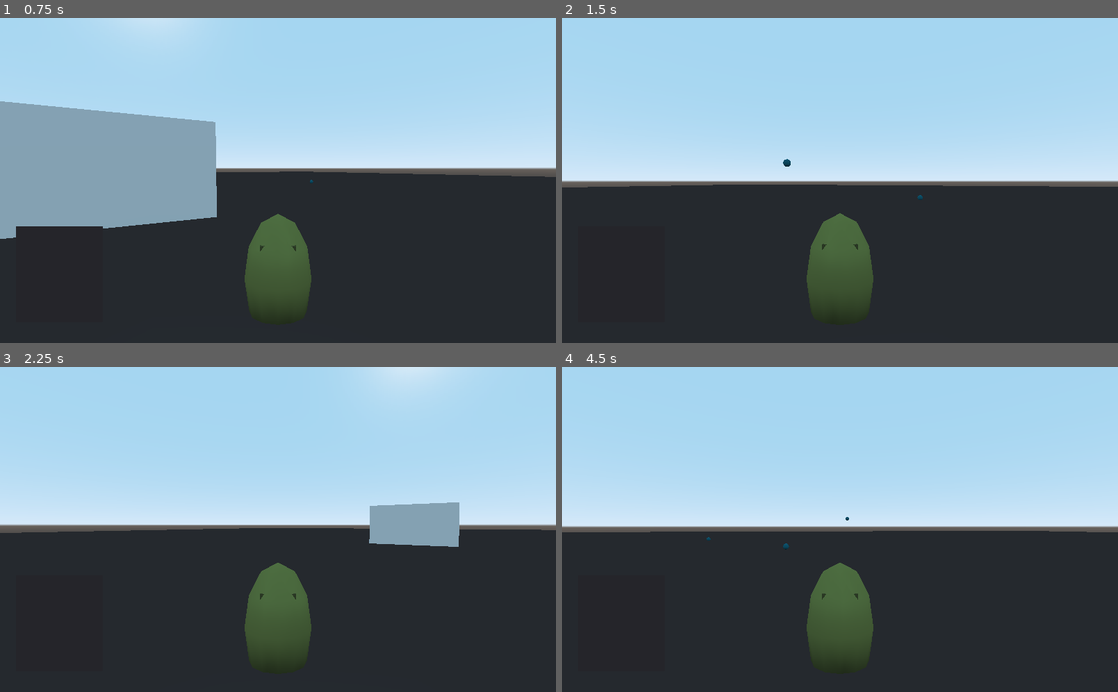
Above: before the commit, frames 1-4 (two rows, left to right).
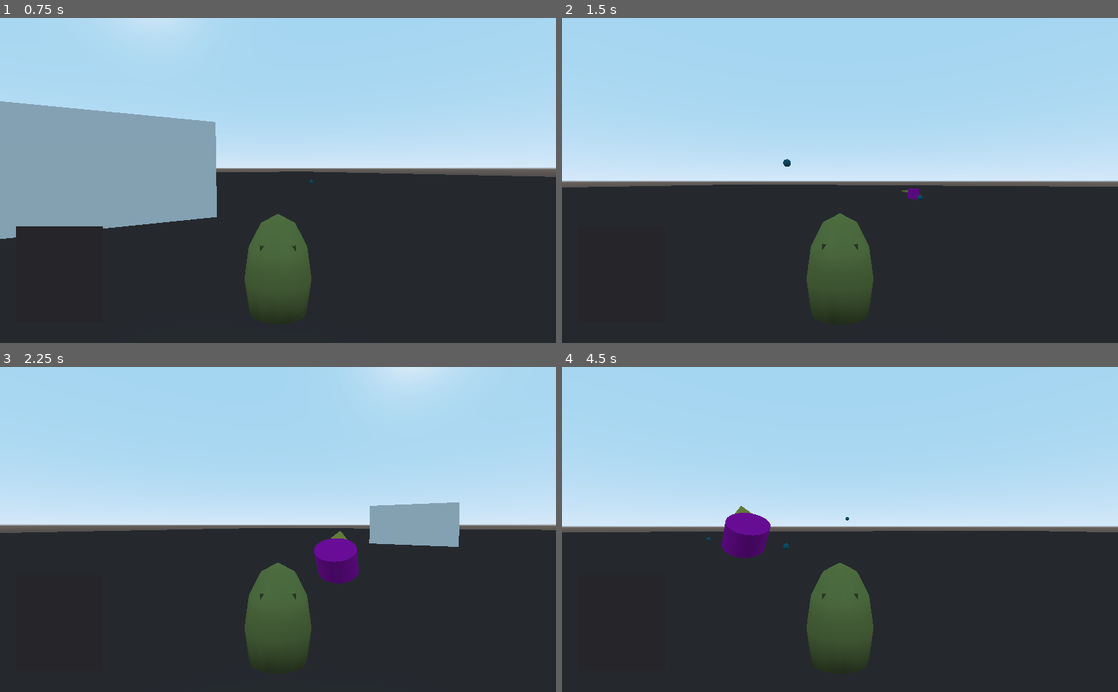
Above: after the commit, the same moments.

Repository: devlex-online/GodotExperiments
Game: Godot game, scene res://UI/MainMenu.tscn
Two runs of this game, one before a commit and one after it. Both use one fixed random seed, a clock stepped at 60 frames per second and the inputs below.
Inputs (mouse positions are in pixels of both pictures, inside the frame that each line leads up to):
- Up to frame 1 (0.75 s): tap Enter (ui_accept) at 0.5 s; move the mouse to (400, 164) at 0.52 s; hold D (move_right) from 0.53 s (still down); tap Space (jump) at 0.6 s
- Up to frame 2 (1.5 s): tap Space (jump) at 0.77, 1.07 s; move the mouse to (812, 180) at 1.27 s; release D (move_right) at 1.28 s; hold W (move_forward) from 1.28 s (still down); tap F (freelook_camera) at 1.35 s
- Up to frame 3 (2.25 s): keep holding W (move_forward); tap Space (jump) at 1.52, 1.55, 1.82, 2.1 s; move the mouse to (289, 523) at 2.02 s
- Up to frame 4 (4.5 s): keep holding W (move_forward); move the mouse to (834, 536) at 2.77 s; tap F (freelook_camera) at 2.85, 4.35 s; tap Space (jump) at 3.02, 3.05, 3.32, 3.6, 3.77, 4.07 s; tap Enter (ui_accept) at 3.5 s; move the mouse to (878, 532) at 3.52 s; move the mouse to (795, 526) at 4.27 s

Frame 1 is identical in both runs. In frame 2, less than 0.1% of the frame differs, in the area x 61-65%, y 52-56%; in frame 3, 1.0%; in frame 4, 1.0%, in the area x 28-38%, y 42-59%.

Commit message:
-ai logic added - new item axe added

Diff:
--- /dev/null
+++ b/Simple3DTest/items/1_axe.tres
@@ -0,0 +1,10 @@
+[gd_resource type="Resource" load_steps=2 format=2]
+
+[ext_resource path="res://systems/inventory/DevlexItemResource.gd" type="Script" id=1]
+
+[resource]
+script = ExtResource( 1 )
+id = 1
+name = "Axe"
+stackable = false
+max_stack_size = 1
--- /dev/null
+++ b/Simple3DTest/items/entities/Axe.gd
@@ -0,0 +1,6 @@
+extends Spatial
+
+func _on_PickUpArea_body_entered(body):
+	if body is Player:
+		body.get_node("DevlexInventory").inventory.add_item(0, 1)
+		queue_free()
--- /dev/null
+++ b/Simple3DTest/items/entities/Axe.tscn
@@ -0,0 +1,38 @@
+[gd_scene load_steps=7 format=2]
+
+[ext_resource path="res://items/entities/Axe.gd" type="Script" id=1]
+
+[sub_resource type="CylinderMesh" id=1]
+
+[sub_resource type="SpatialMaterial" id=2]
+albedo_color = Color( 0.164706, 0.137255, 0.137255, 1 )
+
+[sub_resource type="PrismMesh" id=3]
+
+[sub_resource type="SpatialMaterial" id=4]
+albedo_color = Color( 0.407843, 0.407843, 0.407843, 1 )
+metallic = 1.0
+metallic_specular = 0.61
+
+[sub_resource type="BoxShape" id=5]
+
+[node name="Axe" type="Spatial"]
+script = ExtResource( 1 )
+
+[node name="GFX" type="Spatial" parent="."]
+
+[node name="MeshInstance" type="MeshInstance" parent="GFX"]
+transform = Transform( 0.0261466, 0, 0, 0, 0.367748, 0, 0, 0, 0.0589121, 0, 0, 0 )
+mesh = SubResource( 1 )
+material/0 = SubResource( 2 )
+
+[node name="MeshInstance2" type="MeshInstance" parent="GFX"]
+transform = Transform( 0.0556841, 0, 0, 0, -4.04017e-09, -0.0924283, 0, 0.194838, -8.51662e-09, 0, 0.233757, 0.0987368 )
+mesh = SubResource( 3 )
+material/0 = SubResource( 4 )
+
+[node name="PickUpArea" type="Area" parent="."]
+
+[node name="CollisionShape" type="CollisionShape" parent="PickUpArea"]
+shape = SubResource( 5 )
+[connection signal="body_entered" from="PickUpArea" to="." method="_on_PickUpArea_body_entered"]
--- a/Simple3DTest/project.godot
+++ b/Simple3DTest/project.godot
@@ -30,16 +30,52 @@
 "path": "res://systems/inventory/DevlexItemResource.gd"
 }, {
 "base": "KinematicBody",
+"class": "Entity",
+"language": "GDScript",
+"path": "res://world/entities/Entity.gd"
+}, {
+"base": "StateBaseClass",
+"class": "EntityState",
+"language": "GDScript",
+"path": "res://systems/statemachine/EntityState.gd"
+}, {
+"base": "Node",
+"class": "FiniteStateMachine",
+"language": "GDScript",
+"path": "res://systems/statemachine/FiniteStateMachine.gd"
+}, {
+"base": "Reference",
+"class": "Follow",
+"language": "GDScript",
+"path": "res://systems/ai_behavior/states/Follow.gd"
+}, {
+"base": "Entity",
 "class": "Player",
 "language": "GDScript",
 "path": "res://world/entities/Player.gd"
+}, {
+"base": "EntityState",
+"class": "Seek",
+"language": "GDScript",
+"path": "res://systems/ai_behavior/states/Seek.gd"
+}, {
+"base": "Node",
+"class": "StateBaseClass",
+"language": "GDScript",
+"path": "res://systems/statemachine/StateBaseClass.gd"
 } ]
 _global_script_class_icons={
 "DevlexInventory": "",
 "DevlexInventoryItem": "",
 "DevlexInventoryResource": "",
 "DevlexItemResource": "",
-"Player": ""
+"Entity": "",
+"EntityState": "",
+"FiniteStateMachine": "",
+"Follow": "",
+"Player": "",
+"Seek": "",
+"StateBaseClass": ""
 }
 
 [application]
--- /dev/null
+++ b/Simple3DTest/systems/ai_behavior/states/Follow.gd
@@ -0,0 +1,21 @@
+class_name Follow
+extends EntityState
+
+var target: Spatial
+# Virtual function. Corresponds to the `_physics_process()` callback.
+func physics_update(_delta: float) -> void:
+		entity.velocity = (target.transform.origin - entity.transform.origin) * entity.speed * _delta
+		entity.look_at(target.transform.origin, Vector3.UP)
+		entity.velocity = entity.move_and_slide(entity.velocity)
+
+
+# Virtual function. Called by the state machine upon changing the active state. The `msg` parameter
+# is a dictionary with arbitrary data the state can use to initialize itself.
+func enter(_msg := {}) -> void:
+	target = _msg['target']
+
+
+# Virtual function. Called by the state machine before changing the active state. Use this function
+# to clean up the state.
+func exit() -> void:
+	pass
--- /dev/null
+++ b/Simple3DTest/systems/ai_behavior/states/Seek.gd
@@ -0,0 +1,38 @@
+class_name Seek
+extends EntityState
+
+
+export(NodePath) var SearchAreaPath
+export(NodePath) var NextStatePath
+
+var next_state : EntityState
+var search_area : Area
+var player_in_range : Player
+# Virtual function. Corresponds to the `_physics_process()` callback.
+func physics_update(_delta: float) -> void:
+	if player_in_range:
+		state_machine.transition_to(next_state.name, {'target': player_in_range})
+
+
+
+# Virtual function. Called by the state machine upon changing the active state. The `msg` parameter
+# is a dictionary with arbitrary data the state can use to initialize itself.
+func enter(_msg := {}) -> void:
+
+	search_area = get_node(SearchAreaPath)
+	search_area.connect("body_entered", self, "on_search_area_body_entered")
+	if not next_state:
+		next_state = get_node(NextStatePath)
+
+
+# Virtual function. Called by the state machine before changing the active state. Use this function
+# to clean up the state.
+func exit() -> void:
+	search_area.disconnect("body_entered", self, "on_search_area_body_entered")
+	search_area = null
+
+	pass
+
+func on_search_area_body_entered(body):
+	if body is Player:
+		player_in_range = body
--- a/Simple3DTest/systems/inventory/DevlexInventory.gd
+++ b/Simple3DTest/systems/inventory/DevlexInventory.gd
@@ -1,5 +1,6 @@
+class_name DevlexInventory
 extends Node
-class_name DevlexInventory
+
 
 export(bool) var persist_inventory = true
 export var inventory_persistence_path = "user://player_inventory.tres"
--- a/Simple3DTest/systems/inventory/DevlexInventoryItem.gd
+++ b/Simple3DTest/systems/inventory/DevlexInventoryItem.gd
@@ -1,5 +1,6 @@
+class_name DevlexInventoryItem
 extends Node
-class_name DevlexInventoryItem
+
 
 var item_reference : DevlexItemResource
 var quantity : int
--- a/Simple3DTest/systems/inventory/DevlexInventoryResource.gd
+++ b/Simple3DTest/systems/inventory/DevlexInventoryResource.gd
@@ -1,5 +1,6 @@
+class_name DevlexInventoryResource
 extends Resource
-class_name DevlexInventoryResource
+
 
 signal inventory_changed
 
--- a/Simple3DTest/systems/inventory/DevlexItemResource.gd
+++ b/Simple3DTest/systems/inventory/DevlexItemResource.gd
@@ -1,5 +1,6 @@
+class_name DevlexItemResource
 extends Resource
-class_name DevlexItemResource
+
 
 export var id : int # Diese ID wird zum Identifizieren des Items verwendet und sollte eindeutig sein
 export var name : String
--- a/Simple3DTest/systems/movement/PlayerMovementController.gd
+++ b/Simple3DTest/systems/movement/PlayerMovementController.gd
@@ -1,18 +1,11 @@
 extends Node
 
-export var speed : float = 20
-export var acceleration : float = 15
-export var air_acceleration : float = 5
-export var gravity : float = 0.98
-export var max_terminal_velocity : float = 54
-export var jump_power : float = 20
+
 export(NodePath) var player_node_path
 
 export var turnSmoothTime : float = 0.1
 
-var velocity : Vector3
-var y_velocity : float
-var player_node : KinematicBody
+var player_node : Player
 func _ready():
 	player_node = get_node(player_node_path) as KinematicBody
 
@@ -36,16 +29,16 @@
 
 	direction = direction.normalized()
 
-	var accel = acceleration if player_node.is_on_floor() else air_acceleration
-	velocity = velocity.linear_interpolate(direction * speed, accel * delta)
+	var accel = player_node.acceleration if player_node.is_on_floor() else player_node.air_acceleration
+	player_node.velocity = player_node.velocity.linear_interpolate(direction * player_node.speed, accel * delta)
 
 	if player_node.is_on_floor():
-		y_velocity = -0.01
+		player_node.y_velocity = -0.01
 	else:
-		y_velocity = clamp(y_velocity - gravity, -max_terminal_velocity, max_terminal_velocity)
+		player_node.y_velocity = clamp(player_node.y_velocity - player_node.gravity, -player_node.max_terminal_velocity, player_node.max_terminal_velocity)
 
 	if Input.is_action_just_pressed("jump") and player_node.is_on_floor():
-		y_velocity = jump_power
+		player_node.y_velocity = player_node.jump_power
 
-	velocity.y = y_velocity
-	velocity = player_node.move_and_slide(velocity, Vector3.UP)
+	player_node.velocity.y = player_node.y_velocity
+	player_node.velocity = player_node.move_and_slide(player_node.velocity, Vector3.UP)
--- /dev/null
+++ b/Simple3DTest/systems/statemachine/EntityState.gd
@@ -0,0 +1,21 @@
+# Boilerplate class to get full autocompletion and type checks for the `entity` when coding the entity's states.
+# Without this, we have to run the game to see typos and other errors the compiler could otherwise catch while scripting.
+class_name EntityState
+extends StateBaseClass
+
+
+# Typed reference to the entity node.
+var entity: Entity
+
+
+func _ready() -> void:
+	# The states are children of the `Entity` node so their `_ready()` callback will execute first.
+	# That's why we wait for the `owner` to be ready first.
+	yield(owner, "ready")
+	# The `as` keyword casts the `owner` variable to the `Entity` type.
+	# If the `owner` is not a `Entity`, we'll get `null`.
+	entity = owner as Entity
+	# This check will tell us if we inadvertently assign a derived state script
+	# in a scene other than `Entity.tscn`, which would be unintended. This can
+	# help prevent some bugs that are difficult to understand.
+	assert(entity != null)
--- /dev/null
+++ b/Simple3DTest/systems/statemachine/FiniteStateMachine.gd
@@ -0,0 +1,50 @@
+# Generic state machine. Initializes states and delegates engine callbacks
+# (_physics_process, _unhandled_input) to the active state.
+class_name FiniteStateMachine
+extends Node
+
+# Emitted when transitioning to a new state.
+signal transitioned(state_name)
+
+# Path to the initial active state. We export it to be able to pick the initial state in the inspector.
+export var initial_state := NodePath()
+
+# The current active state. At the start of the game, we get the `initial_state`.
+onready var state: StateBaseClass = get_node(initial_state)
+
+
+func _ready() -> void:
+	yield(owner, "ready")
+	# The state machine assigns itself to the State objects' state_machine property.
+	for child in get_children():
+		child.state_machine = self
+	state.enter()
+
+
+# The state machine subscribes to node callbacks and delegates them to the state objects.
+func _unhandled_input(event: InputEvent) -> void:
+	state.handle_input(event)
+
+
+func _process(delta: float) -> void:
+	state.update(delta)
+
+
+func _physics_process(delta: float) -> void:
+	state.physics_update(delta)
+
+
+# This function calls the current state's exit() function, then changes the active state,
+# and calls its enter function.
+# It optionally takes a `msg` dictionary to pass to the next state's enter() function.
+func transition_to(target_state_name: String, msg: Dictionary = {}) -> void:
+	# Safety check, you could use an assert() here to report an error if the state name is incorrect.
+	# We don't use an assert here to help with code reuse. If you reuse a state in different state machines
+	# but you don't want them all, they won't be able to transition to states that aren't in the scene tree.
+	if not has_node(target_state_name):
+		return
+
+	state.exit()
+	state = get_node(target_state_name)
+	state.enter(msg)
+	emit_signal("transitioned", state.name)
--- /dev/null
+++ b/Simple3DTest/systems/statemachine/StateBaseClass.gd
@@ -0,0 +1,37 @@
+# Virtual base class for all states.
+class_name StateBaseClass
+extends Node
+
+
+# Reference to the state machine, to call its `transition_to()` method directly.
+# That's one unorthodox detail of our state implementation, as it adds a dependency between the
+# state and the state machine objects, but we found it to be most efficient for our needs.
+# The state machine node will set it.
+var state_machine = null
+
+
+# Virtual function. Receives events from the `_unhandled_input()` callback.
+func handle_input(_event: InputEvent) -> void:
+	pass
+
+
+# Virtual function. Corresponds to the `_process()` callback.
+func update(_delta: float) -> void:
+	pass
+
+
+# Virtual function. Corresponds to the `_physics_process()` callback.
+func physics_update(_delta: float) -> void:
+	pass
+
+
+# Virtual function. Called by the state machine upon changing the active state. The `msg` parameter
+# is a dictionary with arbitrary data the state can use to initialize itself.
+func enter(_msg := {}) -> void:
+	pass
+
+
+# Virtual function. Called by the state machine before changing the active state. Use this function
+# to clean up the state.
+func exit() -> void:
+	pass
--- /dev/null
+++ b/Simple3DTest/world/entities/Entity.gd
@@ -0,0 +1,14 @@
+class_name Entity
+extends KinematicBody
+
+
+export var speed : float = 20
+export var acceleration : float = 15
+export var air_acceleration : float = 5
+export var gravity : float = 0.98
+export var max_terminal_velocity : float = 54
+export var jump_power : float = 20
+
+
+var velocity : Vector3
+var y_velocity : float
--- /dev/null
+++ b/Simple3DTest/world/entities/GenericEnemy.tscn
@@ -0,0 +1,60 @@
+[gd_scene load_steps=11 format=2]
+
+[ext_resource path="res://systems/statemachine/FiniteStateMachine.gd" type="Script" id=1]
+[ext_resource path="res://world/entities/Entity.gd" type="Script" id=2]
+[ext_resource path="res://systems/ai_behavior/states/Seek.gd" type="Script" id=3]
+[ext_resource path="res://systems/ai_behavior/states/Follow.gd" type="Script" id=4]
+
+[sub_resource type="CylinderMesh" id=1]
+
+[sub_resource type="SpatialMaterial" id=2]
+albedo_color = Color( 0.686275, 0.0509804, 0.705882, 1 )
+
+[sub_resource type="PrismMesh" id=3]
+
+[sub_resource type="SpatialMaterial" id=4]
+albedo_color = Color( 0.643137, 0.639216, 0.258824, 1 )
+
+[sub_resource type="CapsuleShape" id=5]
+height = 0.542255
+
+[sub_resource type="CapsuleShape" id=6]
+radius = 6.0
+
+[node name="GenericEnemy" type="KinematicBody"]
+script = ExtResource( 2 )
+
+[node name="GFX" type="Spatial" parent="."]
+transform = Transform( 0.393328, 0, 0, 0, 0.275777, 0, 0, 0, 0.335604, 0, 0, 0 )
+
+[node name="Body" type="MeshInstance" parent="GFX"]
+mesh = SubResource( 1 )
+material/0 = SubResource( 2 )
+
+[node name="Nose" type="MeshInstance" parent="GFX"]
+transform = Transform( 1, 0, 0, 0, -8.49487e-09, -0.19434, 0, 1, -4.37114e-08, 0, 0.589649, 1 )
+mesh = SubResource( 3 )
+material/0 = SubResource( 4 )
+
+[node name="CollisionShape" type="CollisionShape" parent="."]
+transform = Transform( 0.432948, 0, 0, 0, 0.339707, 0, 0, 0, 0.399484, 0, -0.0228615, 0 )
+shape = SubResource( 5 )
+
+[node name="AIFiniteStateMachine" type="Node" parent="."]
+script = ExtResource( 1 )
+initial_state = NodePath("Seek")
+
+[node name="Seek" type="Node" parent="AIFiniteStateMachine"]
+script = ExtResource( 3 )
+SearchAreaPath = NodePath("../../SearchArea")
+NextStatePath = NodePath("../Follow")
+
+[node name="Follow" type="Node" parent="AIFiniteStateMachine"]
+script = ExtResource( 4 )
+
+[node name="SearchArea" type="Area" parent="."]
+collision_layer = 2
+collision_mask = 2
+
+[node name="CollisionShape" type="CollisionShape" parent="SearchArea"]
+shape = SubResource( 6 )
--- a/Simple3DTest/world/entities/Player.gd
+++ b/Simple3DTest/world/entities/Player.gd
@@ -1,5 +1,6 @@
-extends KinematicBody
 class_name Player
+extends Entity
+
 
 var isReady = false
 func _ready():
--- a/Simple3DTest/world/entities/Player.tscn
+++ b/Simple3DTest/world/entities/Player.tscn
@@ -13,6 +13,8 @@
 [sub_resource type="SpatialMaterial" id=3]
 albedo_color = Color( 0.470588, 0.52549, 0.270588, 1 )
 metallic = 0.4
+
+[sub_resource type="CubeMesh" id=4]
 
 [node name="Player" type="KinematicBody"]
 collision_layer = 2
@@ -37,3 +39,12 @@
 
 [node name="DevlexInventory" type="Node" parent="."]
 script = ExtResource( 1 )
+
+[node name="WeaponPoint" type="Spatial" parent="."]
+transform = Transform( 1, 0, 0, 0, 1, 0, 0, 0, 1, -0.331686, 0.850527, 0 )
+
+[node name="VisualizationPoint" type="MeshInstance" parent="WeaponPoint"]
+transform = Transform( 0.01, 0, 0, 0, 0.01, 0, 0, 0, 0.01, 0, 0, 0 )
+visible = false
+mesh = SubResource( 4 )
+material/0 = null
--- a/Simple3DTest/world/enviroment/TestScene.tscn
+++ b/Simple3DTest/world/enviroment/TestScene.tscn
@@ -1,9 +1,10 @@
-[gd_scene load_steps=8 format=2]
+[gd_scene load_steps=9 format=2]
 
 [ext_resource path="res://common/GameStateController.gd" type="Script" id=1]
 [ext_resource path="res://UI/InventoryGrid.gd" type="Script" id=2]
 [ext_resource path="res://world/entities/Player.tscn" type="PackedScene" id=3]
 [ext_resource path="res://items/entities/DummyOrb.tscn" type="PackedScene" id=4]
+[ext_resource path="res://world/entities/GenericEnemy.tscn" type="PackedScene" id=5]
 
 [sub_resource type="SpatialMaterial" id=1]
 albedo_color = Color( 0.219608, 0.188235, 0.188235, 1 )
@@ -79,3 +80,6 @@
 margin_right = -10.0
 margin_bottom = -10.0
 script = ExtResource( 2 )
+
+[node name="GenericEnemy2" parent="." instance=ExtResource( 5 )]
+transform = Transform( 1, 0, 0, 0, 1, 0, 0, 0, 1, -1.12866, 0.31274, 8.10011 )
Not shown: 1 places in Simple3DTest/world/entities/Player.tscn that only renumber resources
